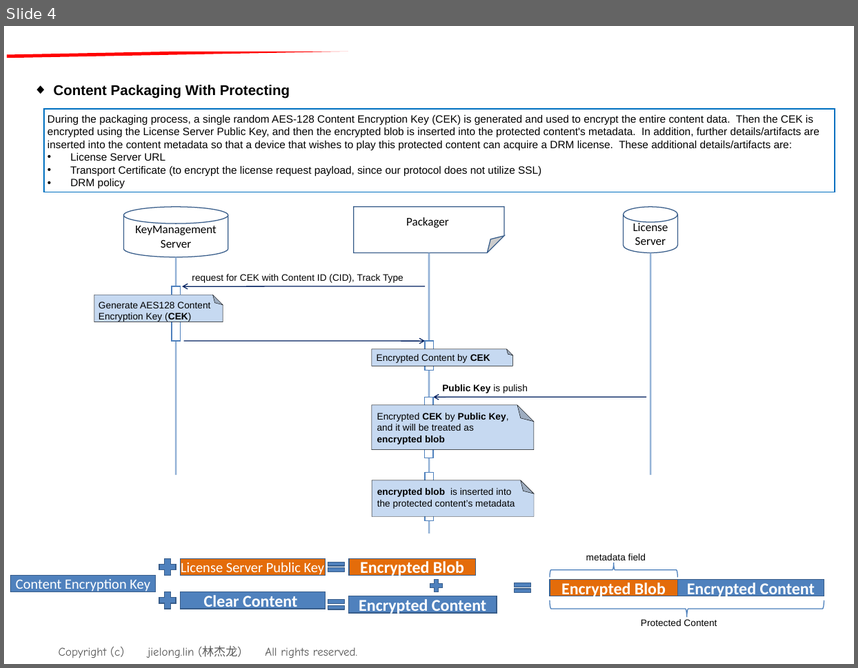
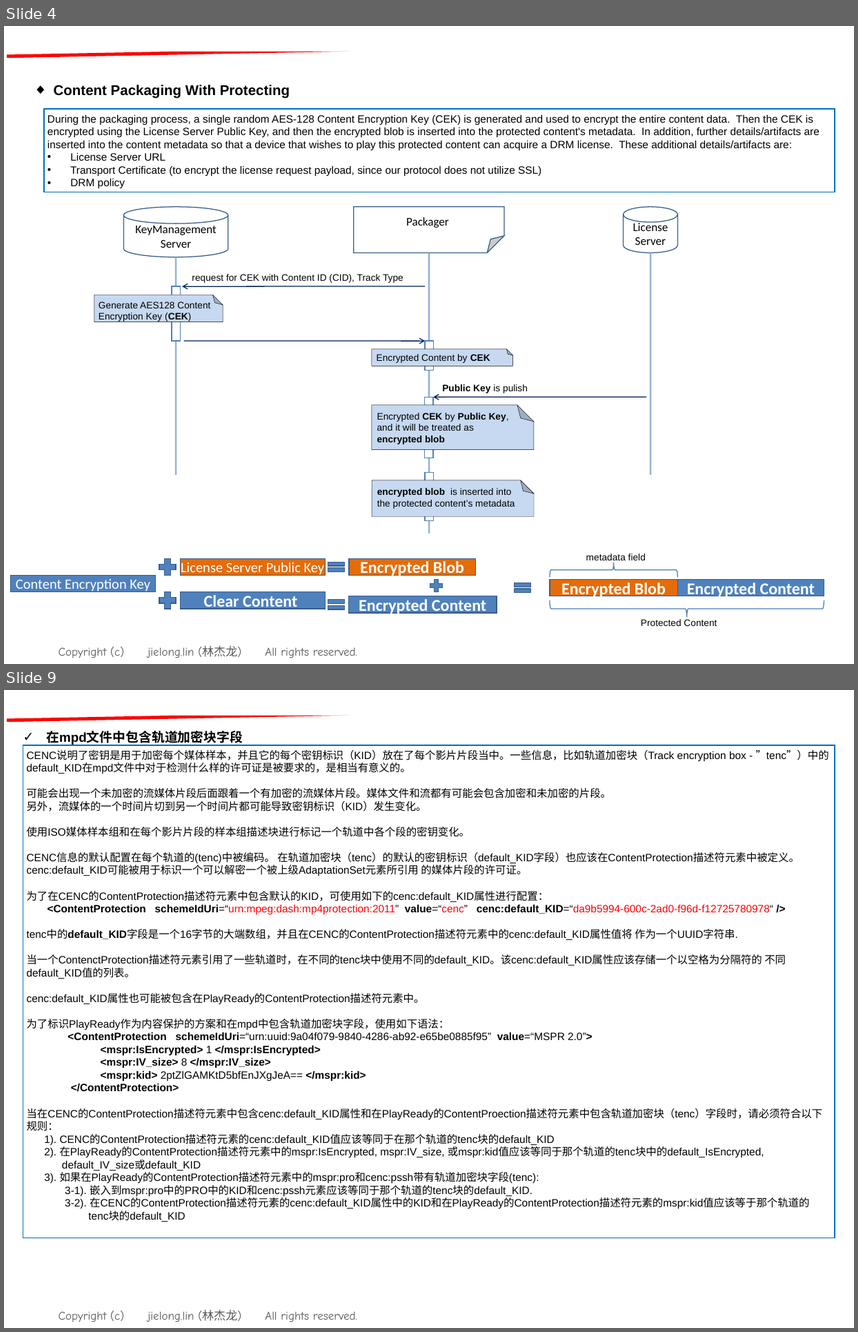
Before and after one commit to qq1624646454/philipstv_tpv, a slide deck: Drm_Mechanism.ppt. Shown one above the other, each under a label of ours: slide 4 before the commit, slides 4 and 9 after it; the slides between them are not shown. The pictures are 858x668 and 858x1332 pixels, drawn with LibreOffice and Linux fonts; fonts in the diff are those of the drawing; background and template pictures are left out. Boxes give left, top, right and bottom in pixels: in the first picture for what was removed or moved away, otherwise in the second. Text is boxed around its words. In the diff, an @@ line names an element or a change of style, - is before the commit and + after.

```diff
--- a/Drm_Mechanism.ppt
+++ b/Drm_Mechanism.ppt
@@ slide 9 added at box(4, 690, 854, 1328), background #FFFFFF; not listed: 2 template elements that a slide beside it also shows @@
@@ text added at box(46, 731, 243, 746), 11 pt, text #000000, bold @@
+✓ 在mpd文件中包含轨道加密块字段
@@ rectangle added at box(23, 745, 835, 1237), fill #FFFFFF, outline #0070C0 0.74 pt, 9 pt, text #000000 @@
+CENC说明了密钥是用于加密每个媒体样本，并且它的每个密钥标识（KID）放在了每个影片片段当中。一些信息，比如轨道加密块（Track encryption box - ”tenc”）中的default_KID在mpd文件中对于检测什么样的许可证是被要求的，是相当有意义的。
+可能会出现一个未加密的流媒体片段后面跟着一个有加密的流媒体片段。媒体文件和流都有可能会包含加密和未加密的片段。
+另外，流媒体的一个时间片切到另一个时间片都可能导致密钥标识（KID）发生变化。
+使用ISO媒体样本组和在每个影片片段的样本组描述块进行标记一个轨道中各个段的密钥变化。
+CENC信息的默认配置在每个轨道的(tenc)中被编码。 在轨道加密块（tenc）的默认的密钥标识（default_KID字段）也应该在ContentProtection描述符元素中被定义。
+cenc:default_KID可能被用于标识一个可以解密一个被上级AdaptationSet元素所引用 的媒体片段的许可证。
+为了在CENC的ContentProtection描述符元素中包含默认的KID，可使用如下的cenc:default_KID属性进行配置：
+<ContentProtection schemeIdUri=“urn:mpeg:dash:mp4protection:2011” value=“cenc” cenc:default_KID=“da9b5994-600c-2ad0-f96d-f12725780978“ />
+tenc中的default_KID字段是一个16字节的大端数组，并且在CENC的ContentProtection描述符元素中的cenc:default_KID属性值将 作为一个UUID字符串.
+当一个ContenctProtection描述符元素引用了一些轨道时，在不同的tenc块中使用不同的default_KID。该cenc:default_KID属性应该存储一个以空格为分隔符的 不同default_KID值的列表。
+cenc:default_KID属性也可能被包含在PlayReady的ContentProtection描述符元素中。
+为了标识PlayReady作为内容保护的方案和在mpd中包含轨道加密块字段，使用如下语法：
+<ContentProtection schemeIdUri=“urn:uuid:9a04f079-9840-4286-ab92-e65be0885f95” value=“MSPR 2.0”>
+<mspr:IsEncrypted> 1 </mspr:IsEncrypted>
+<mspr:IV_size> 8 </mspr:IV_size>
+<mspr:kid> 2ptZlGAMKtD5bfEnJXgJeA== </mspr:kid>
+</ContentProtection>
+当在CENC的ContentProtection描述符元素中包含cenc:default_KID属性和在PlayReady的ContentProection描述符元素中包含轨道加密块（tenc）字段时，请必须符合以下规则：
+1). CENC的ContentProtection描述符元素的cenc:default_KID值应该等同于在那个轨道的tenc块的default_KID
+2). 在PlayReady的ContentProtection描述符元素中的mspr:IsEncrypted, mspr:IV_size, 或mspr:kid值应该等同于那个轨道的tenc块中的default_IsEncrypted,
+default_IV_size或default_KID
+3). 如果在PlayReady的ContentProtection描述符元素中的mspr:pro和cenc:pssh带有轨道加密块字段(tenc):
+3-1). 嵌入到mspr:pro中的PRO中的KID和cenc:pssh元素应该等同于那个轨道的tenc块的default_KID.
+3-2). 在CENC的ContentProtection描述符元素的cenc:default_KID属性中的KID和在PlayReady的ContentProtection描述符元素的mspr:kid值应该等于那个轨道的
+tenc块的default_KID
```
Also in this commit, not shown: 4 slides changed, 3 other slides added.
